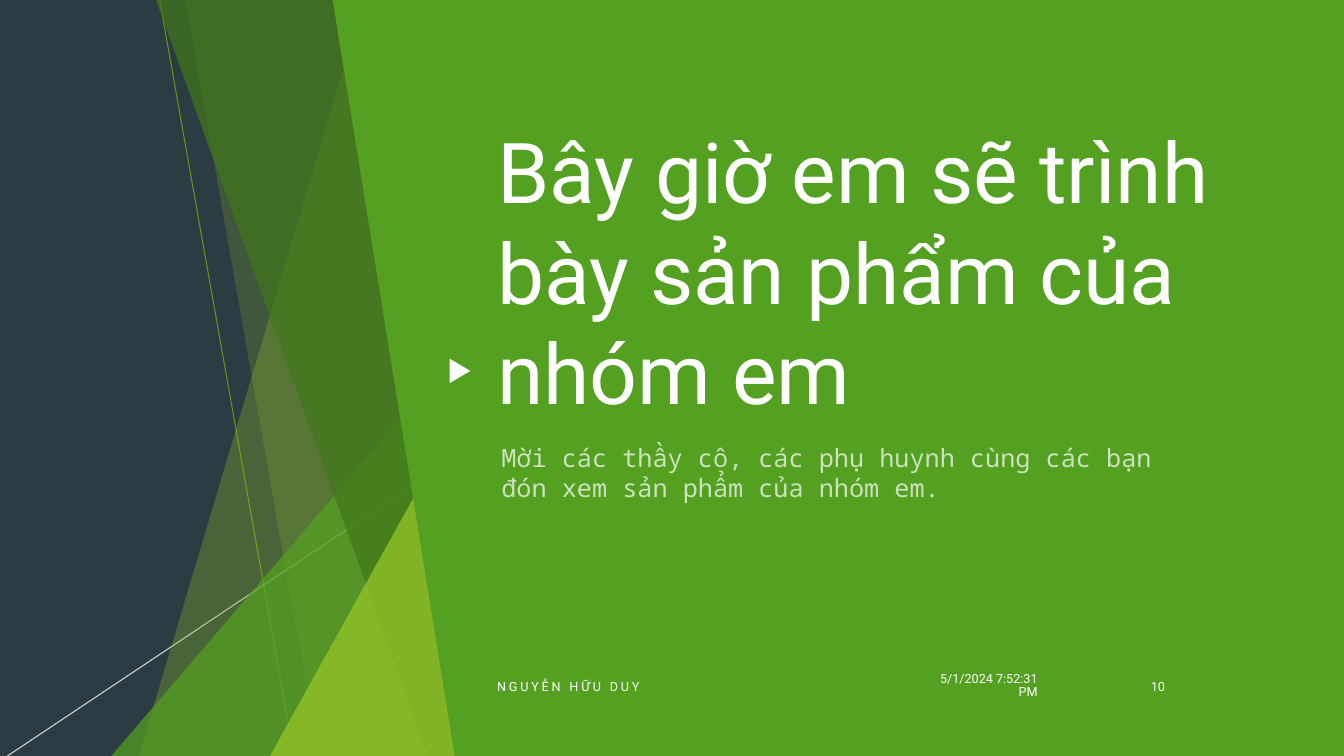
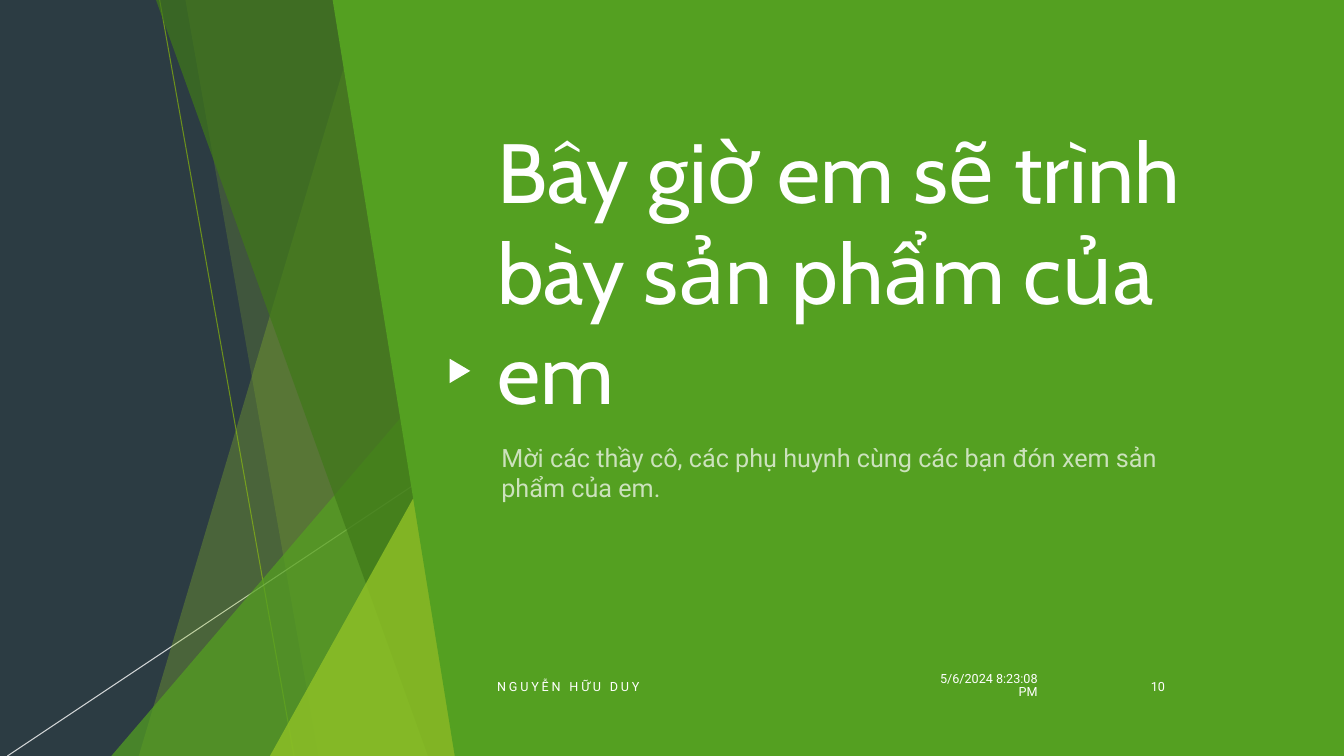
Before and after one commit to GreenSystemDuy08/TL-C4K-PTI01, a slide deck: slide 10 of PTI/SPCK/Thuyết trình.pptx. Drawn at 1344x756 pixels with LibreOffice and Linux fonts; fonts in the diff are those of the drawing. Boxes give left, top, right and bottom in pixels: in the first picture for what was removed or moved away, otherwise in the second. Text is boxed around its words. In the diff, an @@ line names an element or a change of style, - is before the commit and + after.

```diff
--- a/PTI/SPCK/Thuyết trình.pptx
+++ b/PTI/SPCK/Thuyết trình.pptx
@@ title at (497,140,1180,405): text changed; font Roboto to Cabin @@
-Bây giờ em sẽ trình bày sản phẩm của nhóm em
+Bây giờ em sẽ trình bày sản phẩm của em
@@ text at (501,446,1157,502): text changed; font Noto Sans Mono to Roboto @@
-Mời các thầy cô, các phụ huynh cùng các bạn đón xem sản phẩm của nhóm em.
+Mời các thầy cô, các phụ huynh cùng các bạn đón xem sản phẩm của em.
@@ text at (940,674,1038,696): text changed @@
-5/1/2024 7:52:31 PM
+5/6/2024 8:23:08 PM
```
Also in this commit, not shown: 10 other slides changed, 13 other files.
